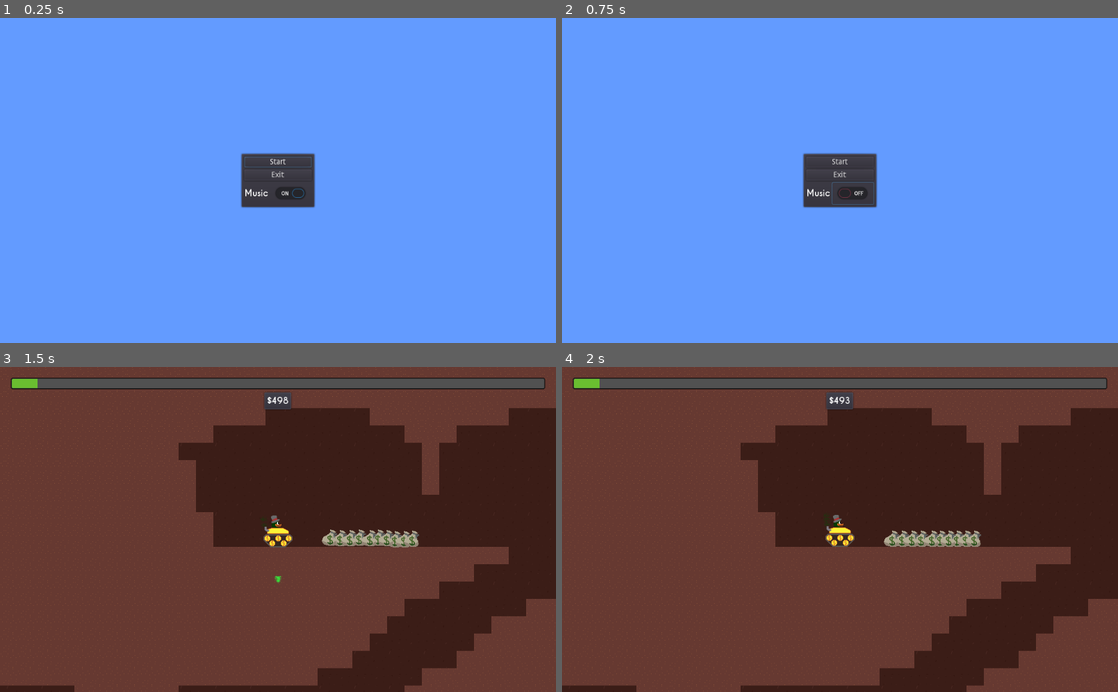
Above: before the commit, frames 1-4 (two rows, left to right).
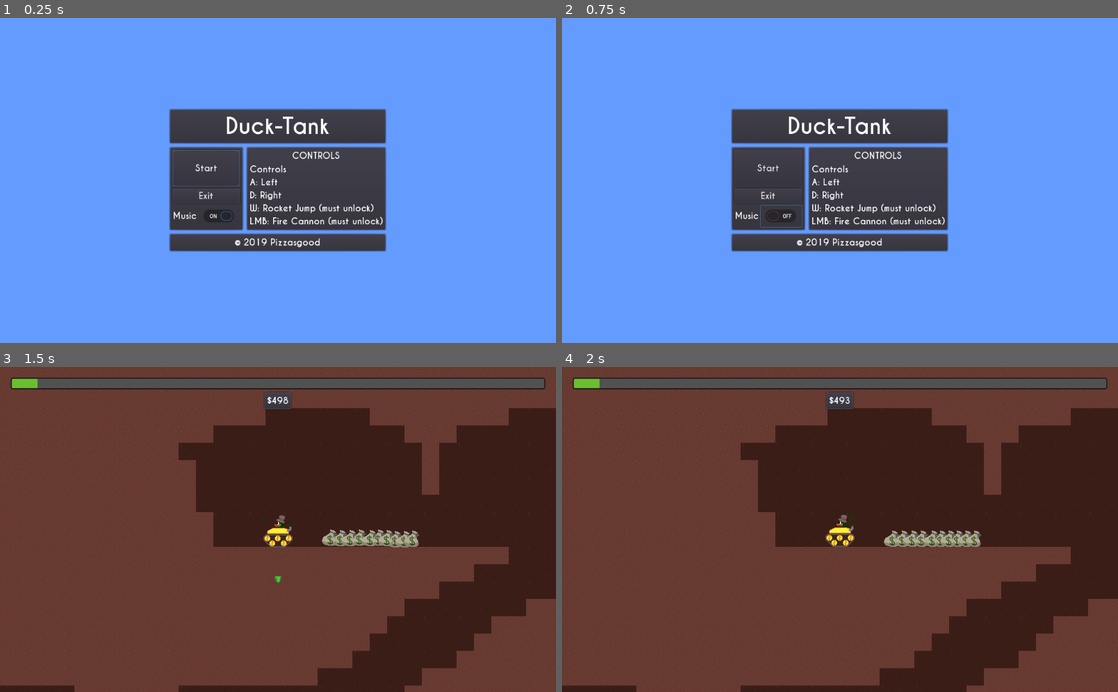
Above: after the commit, the same moments.

Repository: pizzasgood/Duck-Tank_LD44
Game: Godot game, scene res://TitleScreen.tscn
Two runs of this game, one before a commit and one after it. Both use one fixed random seed, a clock stepped at 60 frames per second and the inputs below. This scene is started directly instead of the project's main scene.
Inputs (mouse positions are in pixels of both pictures, inside the frame that each line leads up to; where the layout moved, square brackets give the same spot in the first picture):
- Up to frame 1 (0.25 s): no input
- Up to frame 2 (0.75 s): click (778, 216) [851, 193] at 0.5 s
- Up to frame 3 (1.5 s): click "Start" at 1.25 s
- Up to frame 4 (2 s): no input

The runs differ from the first frame. In frame 1, 15% of the frame differs, in the area x 30-70%, y 27-73%; in frame 2, 15%; in frame 3, 0.1%; in frame 4, 0.1%.

Commit message:
Flesh out title screen

Diff:
--- a/TitleScreen.tscn
+++ b/TitleScreen.tscn
@@ -1,7 +1,12 @@
-[gd_scene load_steps=3 format=2]
+[gd_scene load_steps=5 format=2]
 
 [ext_resource path="res://TitleScreen.gd" type="Script" id=1]
-[ext_resource path="res://fonts/default_font.tres" type="DynamicFont" id=2]
+[ext_resource path="res://fonts/caviar_dreams/CaviarDreams_Bold.ttf" type="DynamicFontData" id=2]
+[ext_resource path="res://fonts/default_font.tres" type="DynamicFont" id=3]
+
+[sub_resource type="DynamicFont" id=1]
+size = 40
+font_data = ExtResource( 2 )
 
 [node name="TitleScreen" type="Node"]
 script = ExtResource( 1 )
@@ -10,48 +15,116 @@
 anchor_right = 1.0
 anchor_bottom = 1.0
 
-[node name="PanelContainer" type="PanelContainer" parent="CenterContainer"]
-margin_left = 443.0
-margin_top = 249.0
-margin_right = 581.0
-margin_bottom = 351.0
+[node name="VBoxContainer" type="VBoxContainer" parent="CenterContainer"]
+margin_left = 311.0
+margin_top = 167.0
+margin_right = 712.0
+margin_bottom = 432.0
 
-[node name="VBoxContainer" type="VBoxContainer" parent="CenterContainer/PanelContainer"]
+[node name="PanelContainer" type="PanelContainer" parent="CenterContainer/VBoxContainer"]
+margin_right = 401.0
+margin_bottom = 66.0
+
+[node name="Title" type="Label" parent="CenterContainer/VBoxContainer/PanelContainer"]
+margin_left = 7.0
+margin_top = 7.0
+margin_right = 394.0
+margin_bottom = 59.0
+custom_fonts/font = SubResource( 1 )
+text = "Duck-Tank"
+align = 1
+
+[node name="HBoxContainer" type="HBoxContainer" parent="CenterContainer/VBoxContainer"]
+margin_top = 70.0
+margin_right = 401.0
+margin_bottom = 226.0
+
+[node name="Menu" type="PanelContainer" parent="CenterContainer/VBoxContainer/HBoxContainer"]
+margin_right = 138.0
+margin_bottom = 156.0
+
+[node name="VBoxContainer" type="VBoxContainer" parent="CenterContainer/VBoxContainer/HBoxContainer/Menu"]
 margin_left = 7.0
 margin_top = 7.0
 margin_right = 131.0
-margin_bottom = 95.0
+margin_bottom = 149.0
 
-[node name="Start" type="Button" parent="CenterContainer/PanelContainer/VBoxContainer"]
+[node name="Start" type="Button" parent="CenterContainer/VBoxContainer/HBoxContainer/Menu/VBoxContainer"]
 margin_right = 124.0
-margin_bottom = 20.0
+margin_bottom = 67.0
+size_flags_vertical = 3
+custom_fonts/font = ExtResource( 3 )
 text = "Start"
 
-[node name="Exit" type="Button" parent="CenterContainer/PanelContainer/VBoxContainer"]
-margin_top = 24.0
+[node name="Exit" type="Button" parent="CenterContainer/VBoxContainer/HBoxContainer/Menu/VBoxContainer"]
+margin_top = 71.0
 margin_right = 124.0
-margin_bottom = 44.0
+margin_bottom = 98.0
+custom_fonts/font = ExtResource( 3 )
 text = "Exit"
 
-[node name="HBoxContainer" type="HBoxContainer" parent="CenterContainer/PanelContainer/VBoxContainer"]
-margin_top = 48.0
+[node name="HBoxContainer" type="HBoxContainer" parent="CenterContainer/VBoxContainer/HBoxContainer/Menu/VBoxContainer"]
+margin_top = 102.0
 margin_right = 124.0
-margin_bottom = 88.0
+margin_bottom = 142.0
 
-[node name="Label" type="Label" parent="CenterContainer/PanelContainer/VBoxContainer/HBoxContainer"]
+[node name="Label" type="Label" parent="CenterContainer/VBoxContainer/HBoxContainer/Menu/VBoxContainer/HBoxContainer"]
 margin_top = 9.0
 margin_right = 44.0
 margin_bottom = 30.0
-custom_fonts/font = ExtResource( 2 )
+custom_fonts/font = ExtResource( 3 )
 text = "Music"
 
-[node name="MusicToggle" type="CheckButton" parent="CenterContainer/PanelContainer/VBoxContainer/HBoxContainer"]
+[node name="MusicToggle" type="CheckButton" parent="CenterContainer/VBoxContainer/HBoxContainer/Menu/VBoxContainer/HBoxContainer"]
 margin_left = 48.0
 margin_right = 124.0
 margin_bottom = 40.0
-custom_fonts/font = ExtResource( 2 )
+custom_fonts/font = ExtResource( 3 )
 pressed = true
 
-[connection signal="pressed" from="CenterContainer/PanelContainer/VBoxContainer/Start" to="." method="_on_Start_pressed"]
-[connection signal="pressed" from="CenterContainer/PanelContainer/VBoxContainer/Exit" to="." method="_on_Exit_pressed"]
-[connection signal="toggled" from="CenterContainer/PanelContainer/VBoxContainer/HBoxContainer/MusicToggle" to="." method="_on_MusicToggle_toggled"]
+[node name="Info" type="PanelContainer" parent="CenterContainer/VBoxContainer/HBoxContainer"]
+margin_left = 142.0
+margin_right = 401.0
+margin_bottom = 156.0
+
+[node name="VBoxContainer" type="VBoxContainer" parent="CenterContainer/VBoxContainer/HBoxContainer/Info"]
+margin_left = 7.0
+margin_top = 7.0
+margin_right = 252.0
+margin_bottom = 149.0
+
+[node name="Label" type="Label" parent="CenterContainer/VBoxContainer/HBoxContainer/Info/VBoxContainer"]
+margin_right = 245.0
+margin_bottom = 21.0
+custom_fonts/font = ExtResource( 3 )
+text = "CONTROLS"
+align = 1
+
+[node name="Controls" type="Label" parent="CenterContainer/VBoxContainer/HBoxContainer/Info/VBoxContainer"]
+margin_top = 25.0
+margin_right = 245.0
+margin_bottom = 142.0
+custom_fonts/font = ExtResource( 3 )
+text = "Controls
+A: Left
+D: Right
+W: Rocket Jump (must unlock)
+LMB: Fire Cannon (must unlock)"
+
+[node name="PanelContainer2" type="PanelContainer" parent="CenterContainer/VBoxContainer"]
+margin_top = 230.0
+margin_right = 401.0
+margin_bottom = 265.0
+
+[node name="Label" type="Label" parent="CenterContainer/VBoxContainer/PanelContainer2"]
+margin_left = 7.0
+margin_top = 7.0
+margin_right = 394.0
+margin_bottom = 28.0
+custom_fonts/font = ExtResource( 3 )
+text = "© 2019 Pizzasgood"
+align = 1
+
+[connection signal="pressed" from="CenterContainer/VBoxContainer/HBoxContainer/Menu/VBoxContainer/Start" to="." method="_on_Start_pressed"]
+[connection signal="pressed" from="CenterContainer/VBoxContainer/HBoxContainer/Menu/VBoxContainer/Exit" to="." method="_on_Exit_pressed"]
+[connection signal="toggled" from="CenterContainer/VBoxContainer/HBoxContainer/Menu/VBoxContainer/HBoxContainer/MusicToggle" to="." method="_on_MusicToggle_toggled"]
